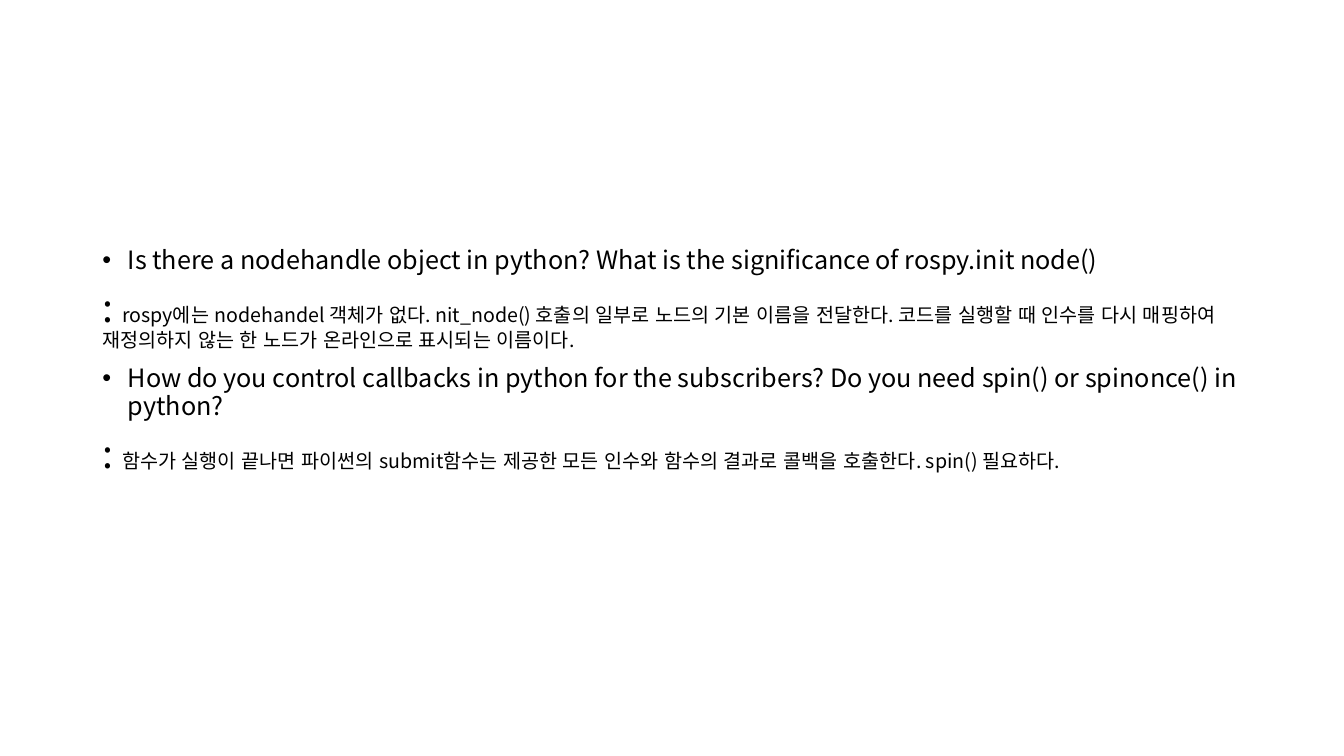
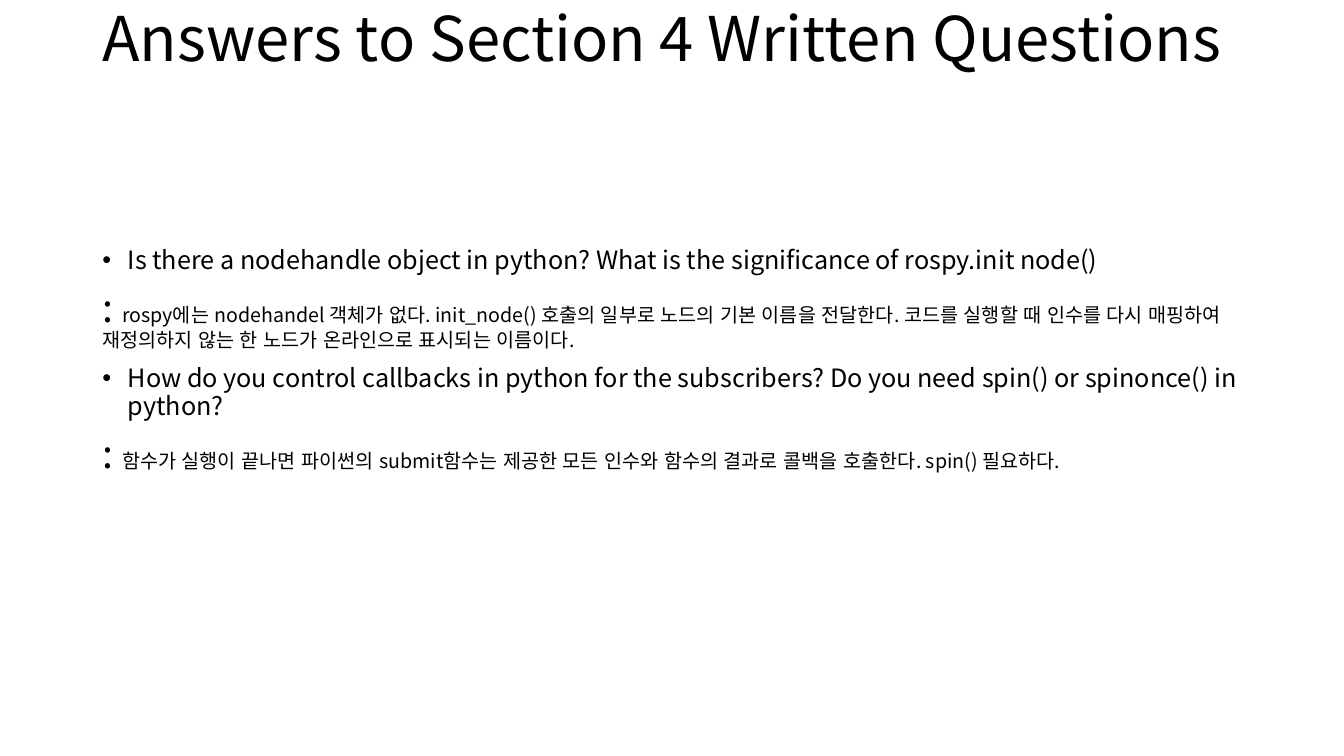
Before and after one commit to Cho-Hyeongrae/F1Tenth-courses, a slide deck: slide 4 of lab1/answer.pptx (slide 3 before the commit). Drawn at 1344x756 pixels with LibreOffice and Linux fonts; fonts in the diff are those of the drawing. Boxes give left, top, right and bottom in pixels: in the first picture for what was removed or moved away, otherwise in the second. Text is boxed around its words. In the diff, an @@ line names an element or a change of style, - is before the commit and + after.

```diff
--- a/lab1/answer.pptx
+++ b/lab1/answer.pptx
@@ title added at bbox=[102, 13, 1221, 73], 44 pt, text #000000 @@
+Answers to Section 4 Written Questions
@@ text at bbox=[102, 305, 1220, 349]: text changed @@
-: rospy에는 nodehandel 객체가 없다. nit_node() 호출의 일부로 노드의 기본 이름을 전달한다. 코드를 실행할 때 인수를 다시 매핑하여 재정의하지 않는 한 노드가 온라인으로 표시되는 이름이다.
+: rospy에는 nodehandel 객체가 없다. init_node() 호출의 일부로 노드의 기본 이름을 전달한다. 코드를 실행할 때 인수를 다시 매핑하여 재정의하지 않는 한 노드가 온라인으로 표시되는 이름이다.
```
Also in this commit, not shown: 2 other slides changed, 4 slides added, 1 slide removed, 9 other files.
